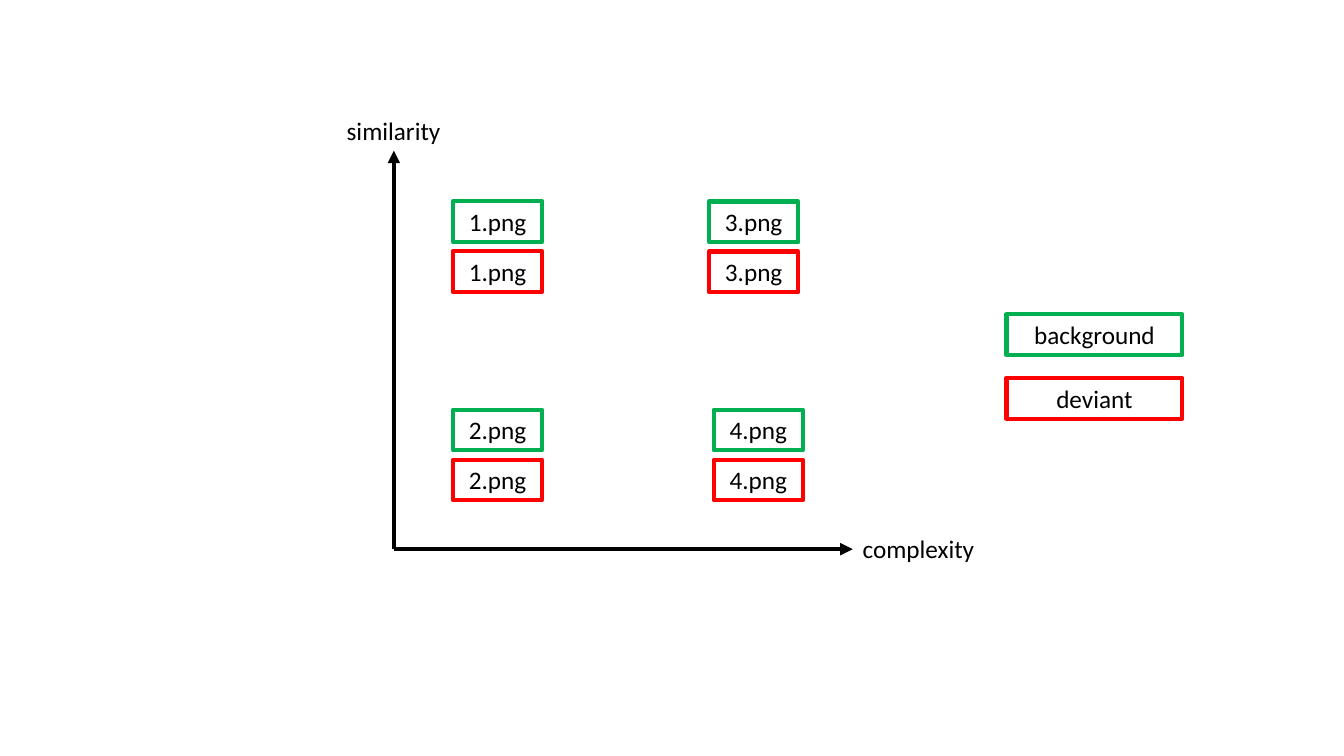
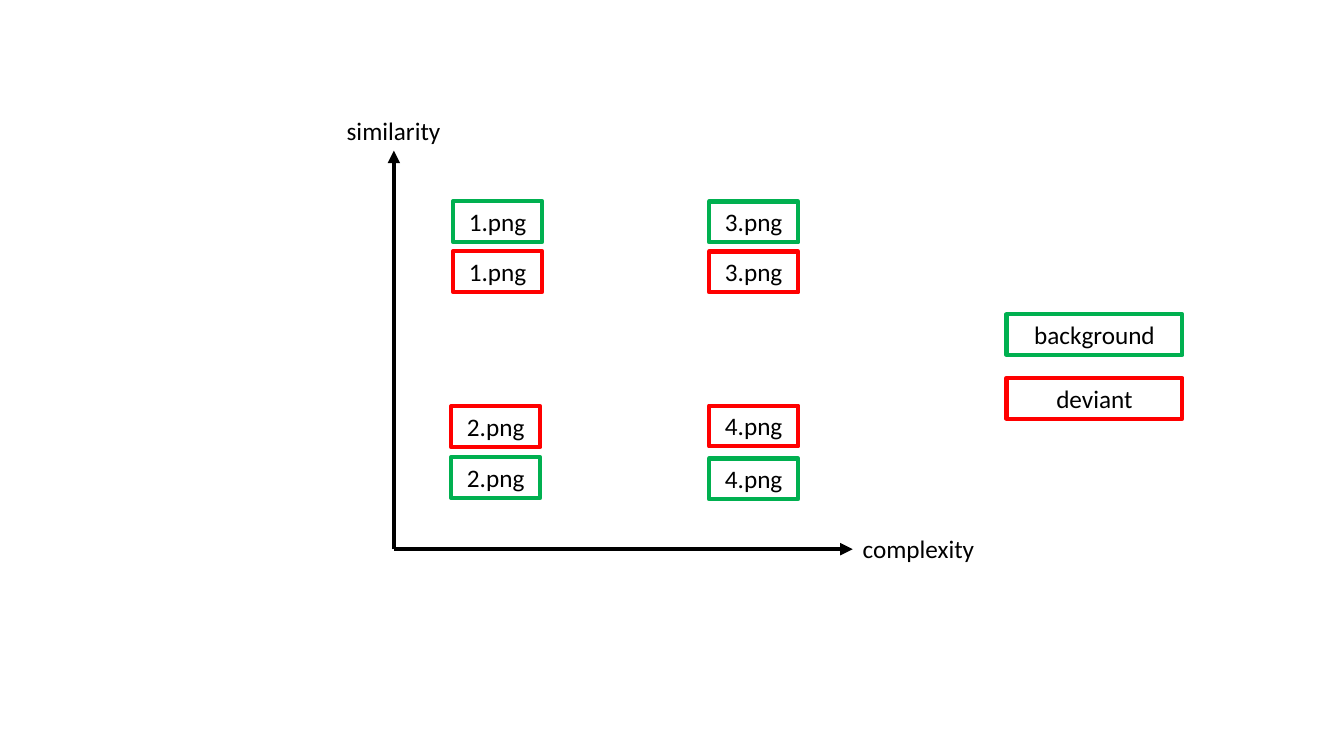
Before and after one commit to anjiecao/looking_time, a slide deck: slide 1 of images/readme/readme_plots.pptx. Drawn at 1344x756 pixels with LibreOffice and Linux fonts; fonts in the diff are those of the drawing. Boxes give left, top, right and bottom in pixels: in the first picture for what was removed or moved away, otherwise in the second. Text is boxed around its words. In the diff, an @@ line names an element or a change of style, - is before the commit and + after.

```diff
--- a/images/readme/readme_plots.pptx
+++ b/images/readme/readme_plots.pptx
@@ rectangle "2.png": place and size @@
-rectangle "2.png" at [453,460,542,500]
+rectangle "2.png" at [452,406,541,447]
@@ rectangle "4.png": place and size @@
-rectangle "4.png" at [714,460,804,500]
+rectangle "4.png" at [709,405,799,446]
@@ rectangle "2.png": place and size @@
-rectangle "2.png" at [453,409,542,450]
+rectangle "2.png" at [452,458,541,498]
@@ rectangle "4.png": place and size @@
-rectangle "4.png" at [714,409,804,450]
+rectangle "4.png" at [709,459,799,499]
```
Also in this commit, not shown: 2 other files.
